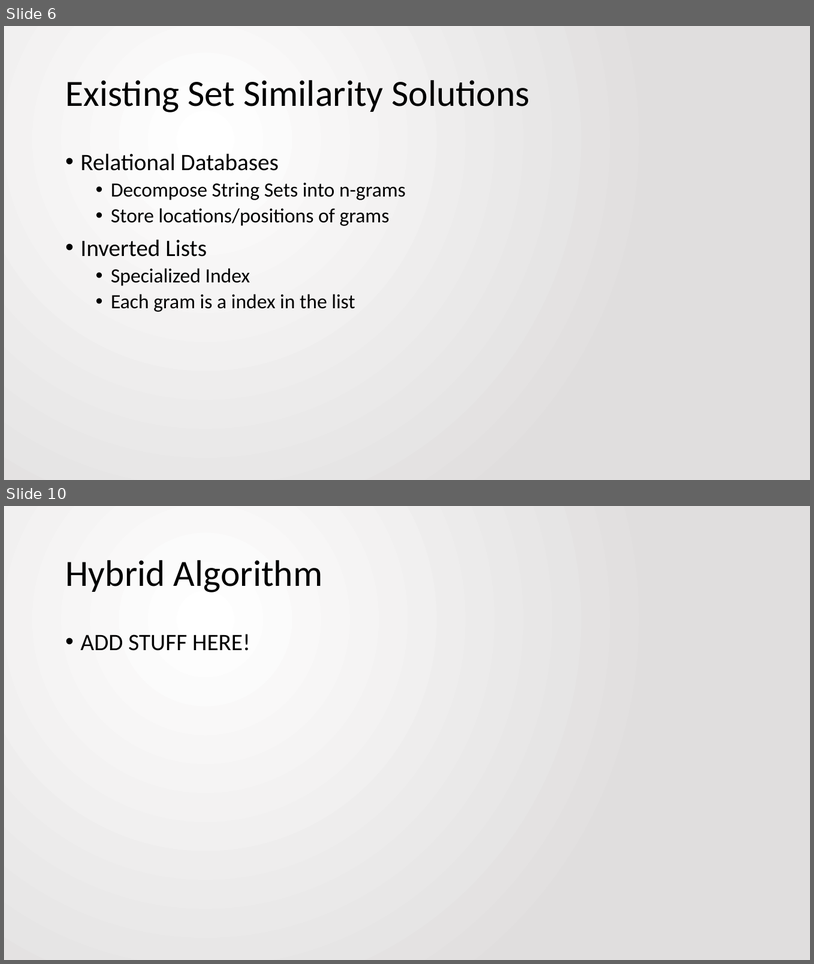
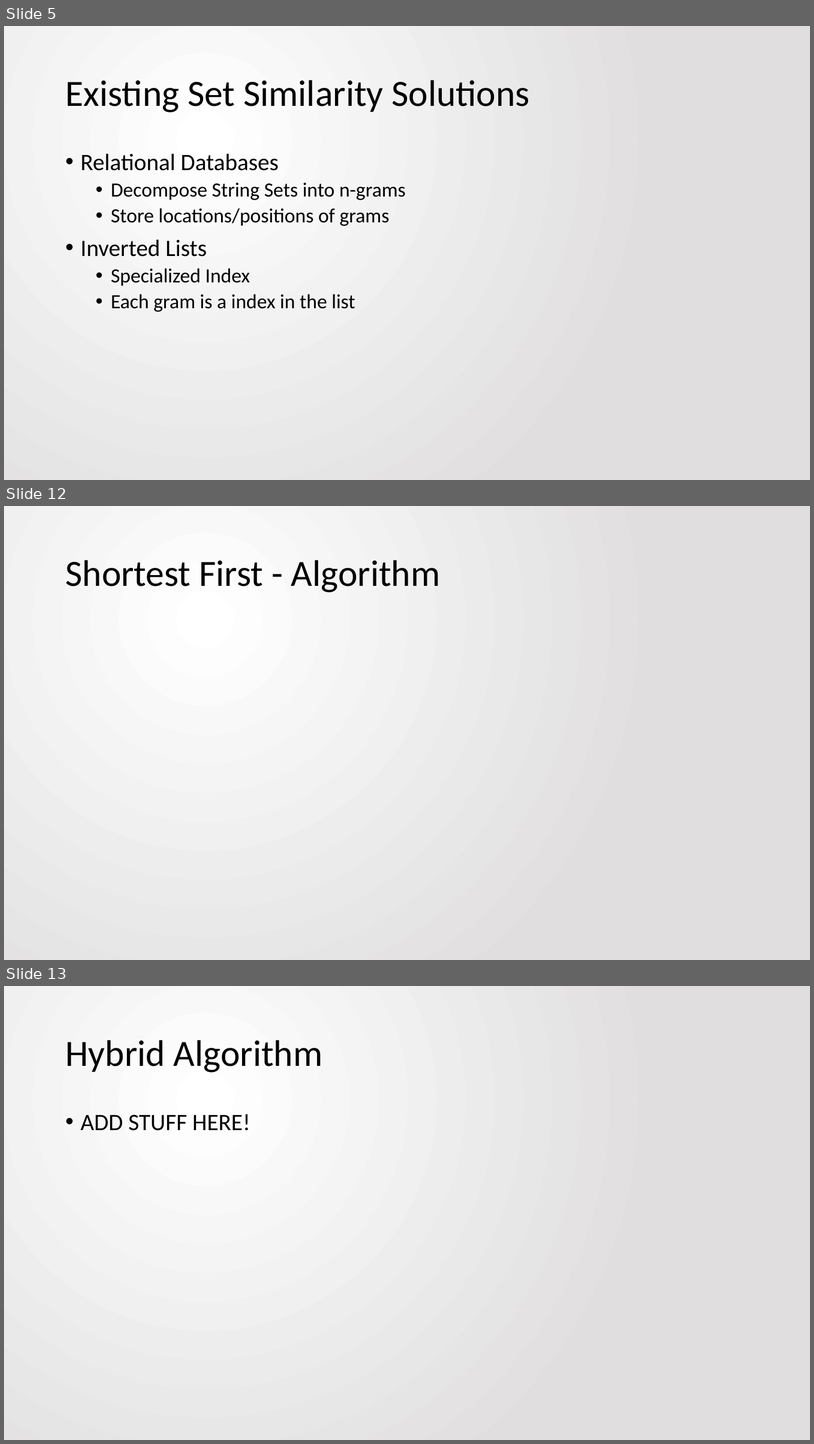
Before and after one commit to jbfitz/EECS405, a slide deck: Paper Presentation/EECS405.PattersonFitzpatrick.PaperPresentation.pptx. Shown one above the other, each under a label of ours: slides 6 and 10 before the commit, slides 5, 12 and 13 after it; the slides between them are not shown. The pictures are 814x964 and 814x1444 pixels, drawn with LibreOffice and Linux fonts; fonts in the diff are those of the drawing. Boxes give left, top, right and bottom in pixels: in the first picture for what was removed or moved away, otherwise in the second. Text is boxed around its words. In the diff, an @@ line names an element or a change of style, - is before the commit and + after.

```diff
--- a/Paper Presentation/EECS405.PattersonFitzpatrick.PaperPresentation.pptx
+++ b/Paper Presentation/EECS405.PattersonFitzpatrick.PaperPresentation.pptx
@@ slide 12 added at [4,506,810,960], background gradient #FFFFFF to #E1DFDF @@
@@ title added at [65,560,440,592], 44 pt, text #000000 @@
+Shortest First - Algorithm
@@ what was slide 6 is now slide 5 @@
@@ what was slide 10 is now slide 13 @@
```
Also in this commit, not shown: 5 slides changed, 3 other slides added, 1 slide removed.
